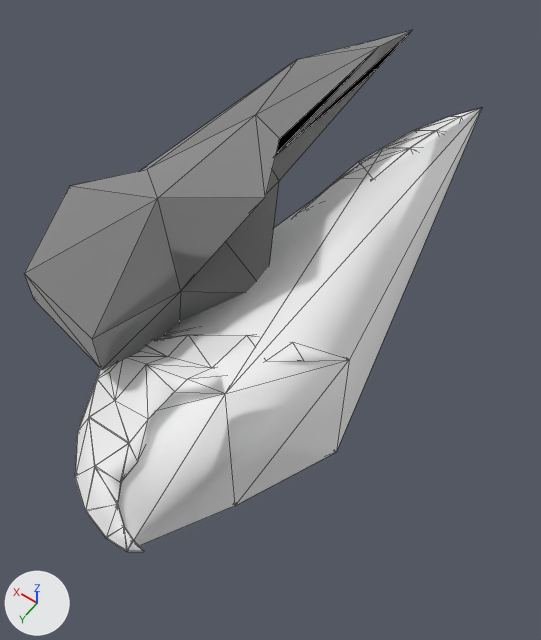
An edit to the glTF model docs/models/weapons/w11/091.glb, drawn before and after from the same camera.
Rendered twice from a 50 mm camera at (-0.472, 0.35, 0.997) aimed at (0.008, -0.322, -0.059). Arrows for +X, +Y and +Z are at lower left; the lights stay in place. The picture after the commit comes second. Mesh edges are drawn as thin lines. Vertices at exactly the same position are counted once.

Names of what the first picture shows: 'Group[0]', 'Group[100]', 'Group[20]'.
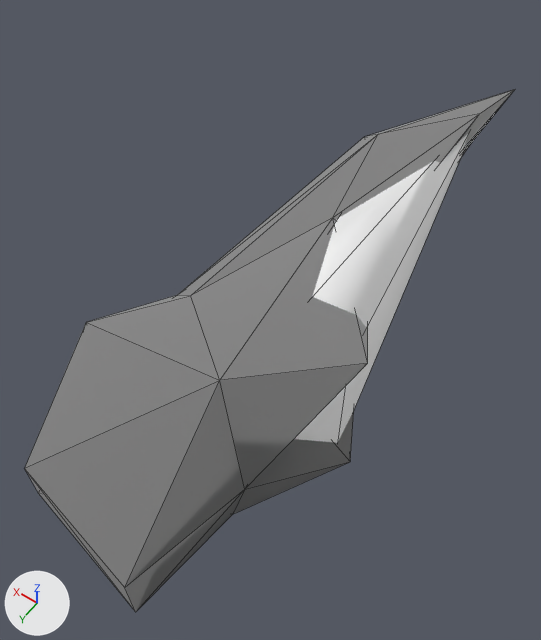
What differs and where, as boxes [x1, y1, x2, y2] in the pictures (541 x 640 px):
'Group[20]', reshaped (26% wider, 54% taller)
    before: [24, 30, 412, 369]
    after: [25, 89, 515, 612]
'Group[100]', unchanged, covered by the edit
    before: [118, 108, 482, 549]
    after: [294, 134, 468, 443]
'Group[0]', unchanged, covered by the edit
    before: [75, 108, 481, 552]

Edits to the bpy script that builds the scene:
```text
Change me_group_20:
    used by ob_group_20; location = (0.0, 0.0, 0.0)
    remove me_group_20.from_pydata(...)  # 26 vertices, 48 faces; spans x 0.0..0.326, y -0.972..0.0, z 0.0..0.3
    add me_group_20.from_pydata(...)  # 26 vertices, 48 faces; spans x -0.238..0.208, y -1.128..0.2, z -0.205..0.205
    me_group_20 part 1
    me_group_20.vertices[0].co: (0.052, -0.155, 0.15) -> (-0.168, -0.012, 0.0)  # pixel (180, 291) -> pixel (244, 489)
    me_group_20.vertices[1].co: (0.072, 0.0, 0.114) -> (-0.14, 0.2, -0.05)  # pixel (101, 369) -> pixel (135, 612)
    me_group_20.vertices[2].co: (0.089, -0.174, 0.0) -> (-0.116, -0.039, -0.205)  # not seen -> pixel (232, 514)
    me_group_20.vertices[3].co: (0.24, -0.032, 0.12) -> (0.089, 0.156, -0.041)  # pixel (34, 299) -> pixel (38, 493)
    me_group_20.vertices[4].co: (0.326, -0.209, 0.126) -> (0.208, -0.086, -0.033)
    me_group_20.vertices[5].co: (0.251, -0.313, 0.126) -> (0.104, -0.227, -0.033)
    me_group_20.vertices[6].co: (0.17, -0.505, 0.101) -> (-0.006, -0.491, -0.067)
    me_group_20.vertices[7].co: (0.0, -0.298, 0.044) -> (-0.238, -0.208, -0.145)  # not seen -> pixel (350, 461)
    me_group_20.vertices[8].co: (0.067, -0.277, 0.15) -> (-0.147, -0.178, 0.0)
    me_group_20.vertices[9].co: (0.0, -0.298, 0.256) -> (-0.238, -0.208, 0.145)  # pixel (265, 197) -> pixel (367, 363)
    me_group_20.vertices[10].co: (0.102, -0.481, 0.196) -> (-0.098, -0.457, 0.063)  # pixel (279, 138) -> not seen
    me_group_20.vertices[11].co: (0.17, -0.505, 0.199) -> (-0.006, -0.491, 0.067)  # pixel (255, 114) -> pixel (332, 217)
    me_group_20.vertices[12].co: (0.121, -0.844, 0.176) -> (-0.073, -0.953, 0.035)  # pixel (379, 46) -> pixel (479, 113)
    me_group_20.vertices[13].co: (0.216, -0.701, 0.186) -> (0.057, -0.759, 0.049)  # pixel (297, 59) -> pixel (378, 134)
    me_group_20.vertices[14].co: (0.114, -0.972, 0.15) -> (-0.083, -1.128, 0.0)  # pixel (412, 29) -> pixel (515, 89)
    me_group_20.vertices[15].co: (0.25, -0.725, 0.15) -> (0.103, -0.791, 0.0)  # pixel (289, 64) -> pixel (364, 136)
    me_group_20.vertices[16].co: (0.121, -0.844, 0.124) -> (-0.073, -0.953, -0.035)  # pixel (376, 69) -> pixel (472, 141)
    me_group_20.vertices[17].co: (0.216, -0.701, 0.114) -> (0.057, -0.759, -0.049)
    me_group_20.vertices[18].co: (0.28, -0.318, 0.15) -> (0.144, -0.235, 0.0)  # pixel (138, 171) -> pixel (177, 295)
    me_group_20.vertices[19].co: (0.326, -0.209, 0.174) -> (0.208, -0.086, 0.032)  # pixel (69, 185) -> pixel (86, 322)
    me_group_20.vertices[20].co: (0.24, -0.032, 0.18) -> (0.089, 0.156, 0.041)  # pixel (24, 273) -> pixel (24, 468)
    me_group_20.vertices[21].co: (0.072, 0.0, 0.186) -> (-0.14, 0.2, 0.05)  # pixel (92, 339) -> pixel (124, 587)
    me_group_20.vertices[22].co: (0.089, -0.174, 0.3) -> (-0.116, -0.039, 0.205)  # pixel (157, 198) -> pixel (219, 380)
    me_group_20.vertices[23].co: (0.251, -0.313, 0.174) -> (0.104, -0.227, 0.032)  # pixel (147, 169) -> pixel (190, 295)
    me_group_20.vertices[24].co: (0.115, -0.463, 0.15) -> (-0.081, -0.434, 0.0)
    me_group_20.vertices[25].co: (0.102, -0.481, 0.104) -> (-0.098, -0.457, -0.063)  # pixel (279, 180) -> not seen
```
